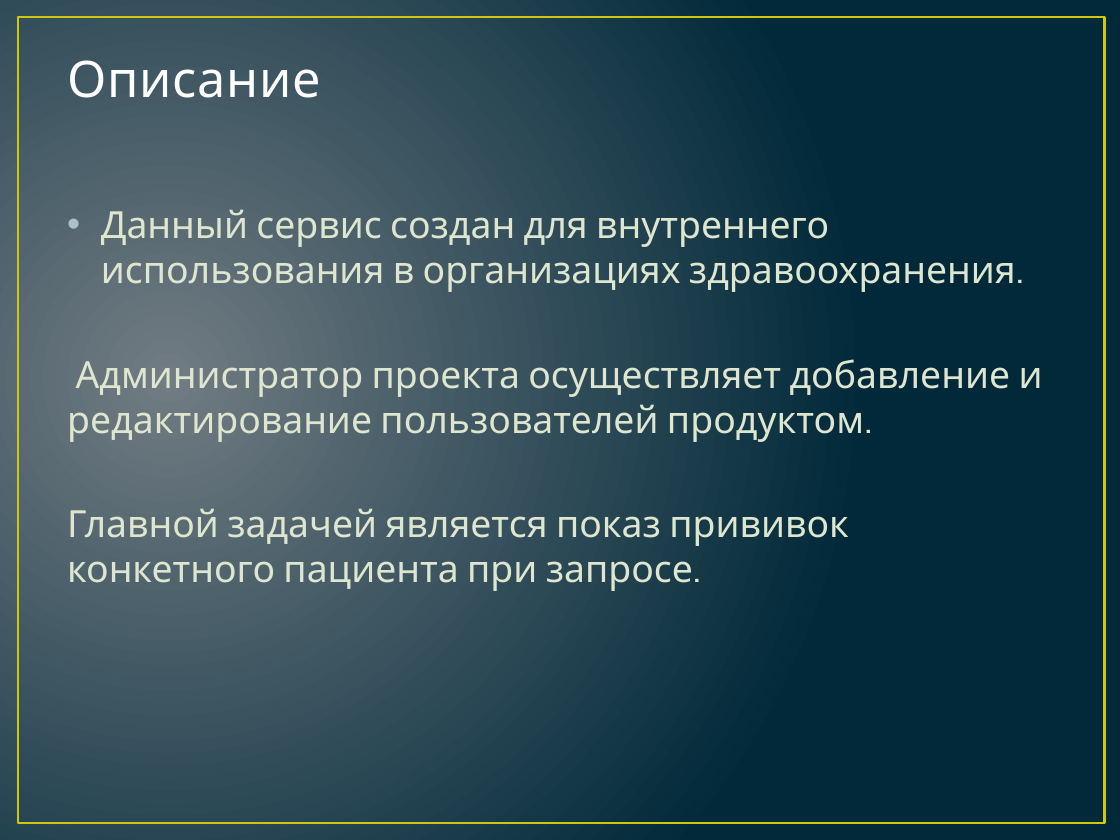
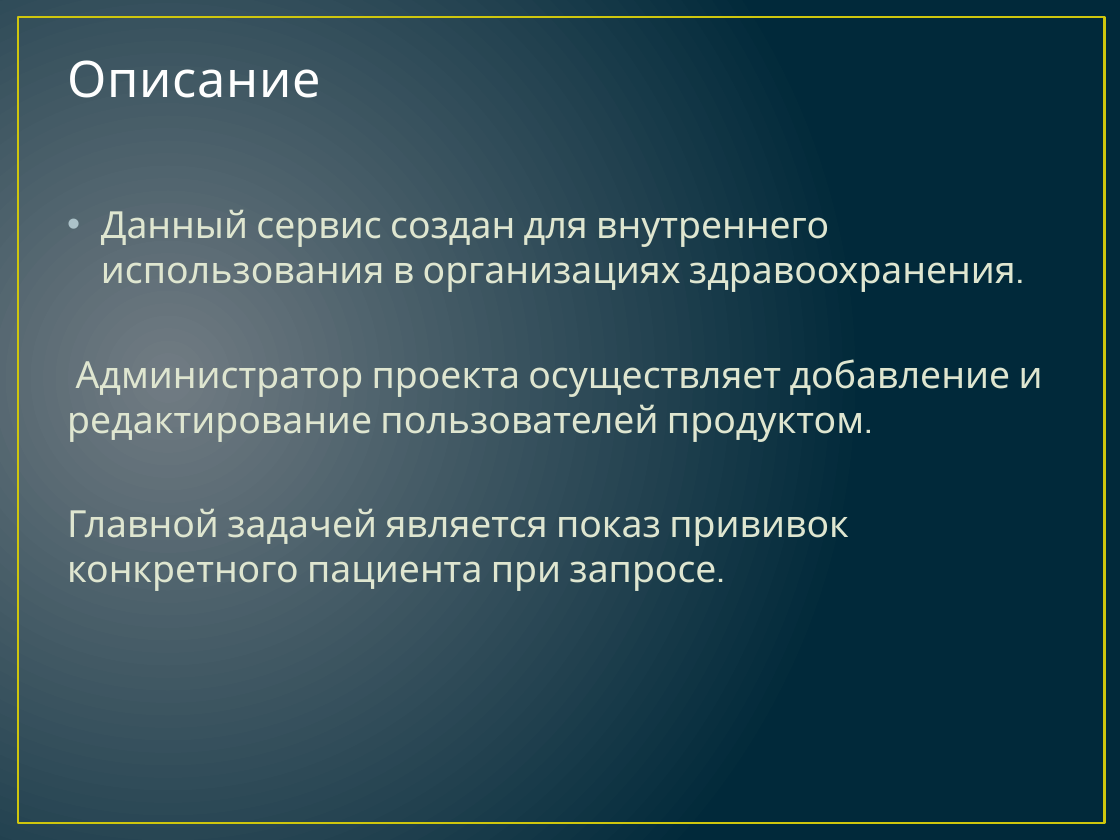
Before and after one commit to olganaumchyk/medkarta, a slide deck: slide 2 of Веб-сервис по работе с прививками.pptm. Drawn at 1120x840 pixels with LibreOffice and Linux fonts; fonts in the diff are those of the drawing. Boxes give left, top, right and bottom in pixels: in the first picture for what was removed or moved away, otherwise in the second. Text is boxed around its words. In the diff, an @@ line names an element or a change of style, - is before the commit and + after.

```diff
--- a/Веб-сервис по работе с прививками.pptm
+++ b/Веб-сервис по работе с прививками.pptm
@@ text at (x1=67, y1=508, x2=849, y2=591): text changed @@
-Главной задачей является показ прививок конкетного пациента при запросе.
+Главной задачей является показ прививок конкретного пациента при запросе.
```
Also in this commit, not shown: 1 slide removed, 4 other files.
